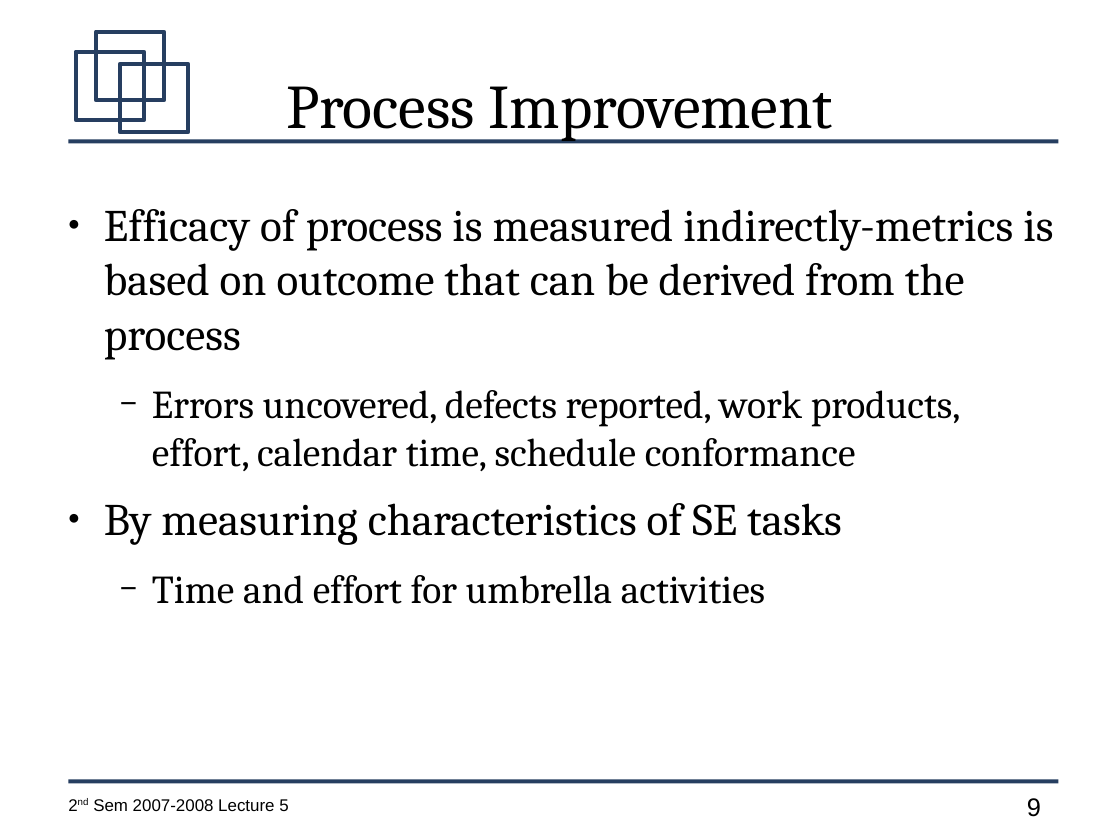
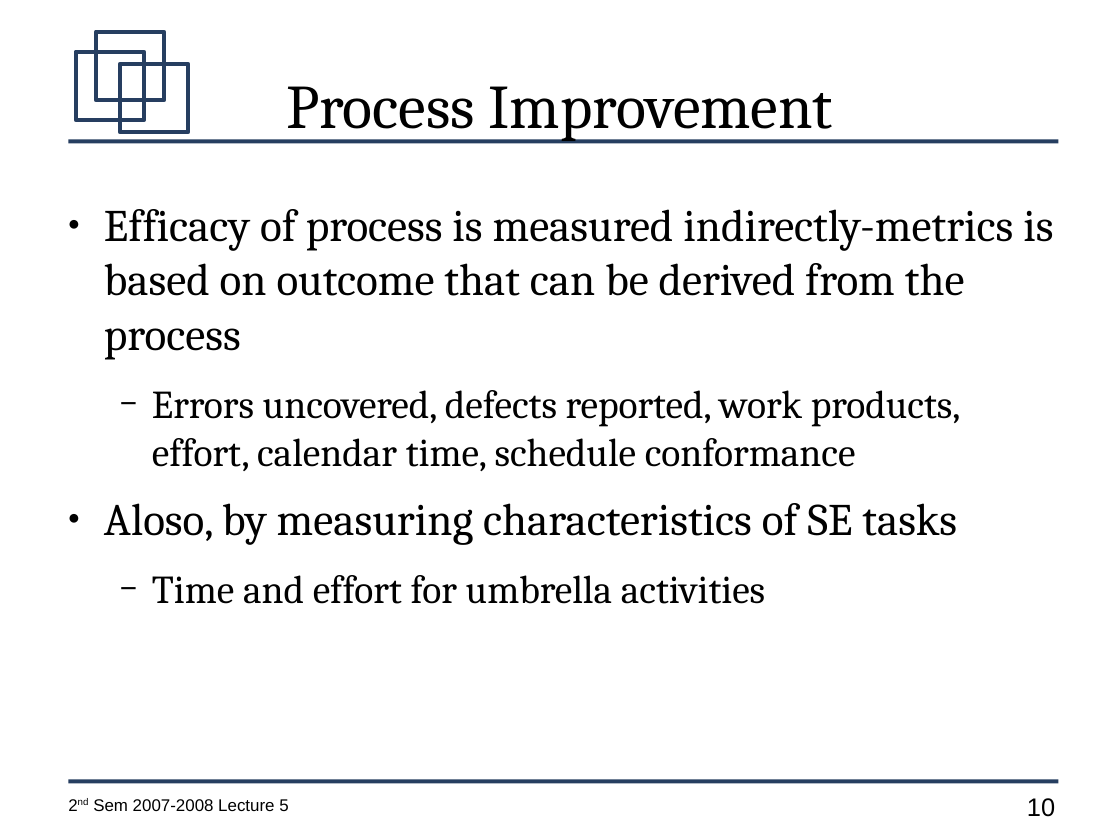
Before and after one commit to jachermocilla/jach-homepage, a slide deck: slide 10 of CMSC128-2nd-Sem-2007-L5.odp (slide 9 before the commit). Drawn at 1120x840 pixels with LibreOffice and Linux fonts; fonts in the diff are those of the drawing. Boxes give left, top, right and bottom in pixels: in the first picture for what was removed or moved away, otherwise in the second. Text is boxed around its words. In the diff, an @@ line names an element or a change of style, - is before the commit and + after.

```diff
--- a/CMSC128-2nd-Sem-2007-L5.odp
+++ b/CMSC128-2nd-Sem-2007-L5.odp
@@ text at <box>104,503,957,545</box>: text changed @@
-● By measuring characteristics of SE tasks
+● Aloso, by measuring characteristics of SE tasks
@@ page number at <box>1027,798,1055,817</box>: text changed @@
-9
+10
```
Also in this commit, not shown: 3 other slides changed, 12 slides added.
